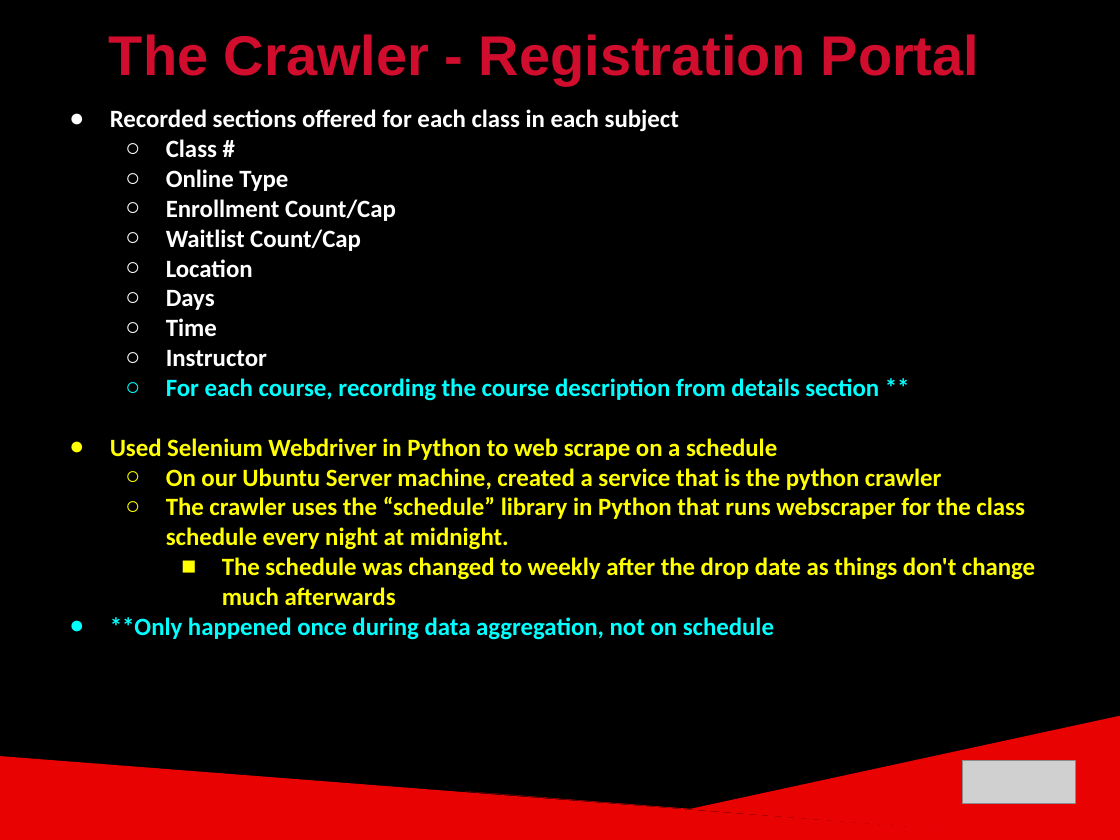
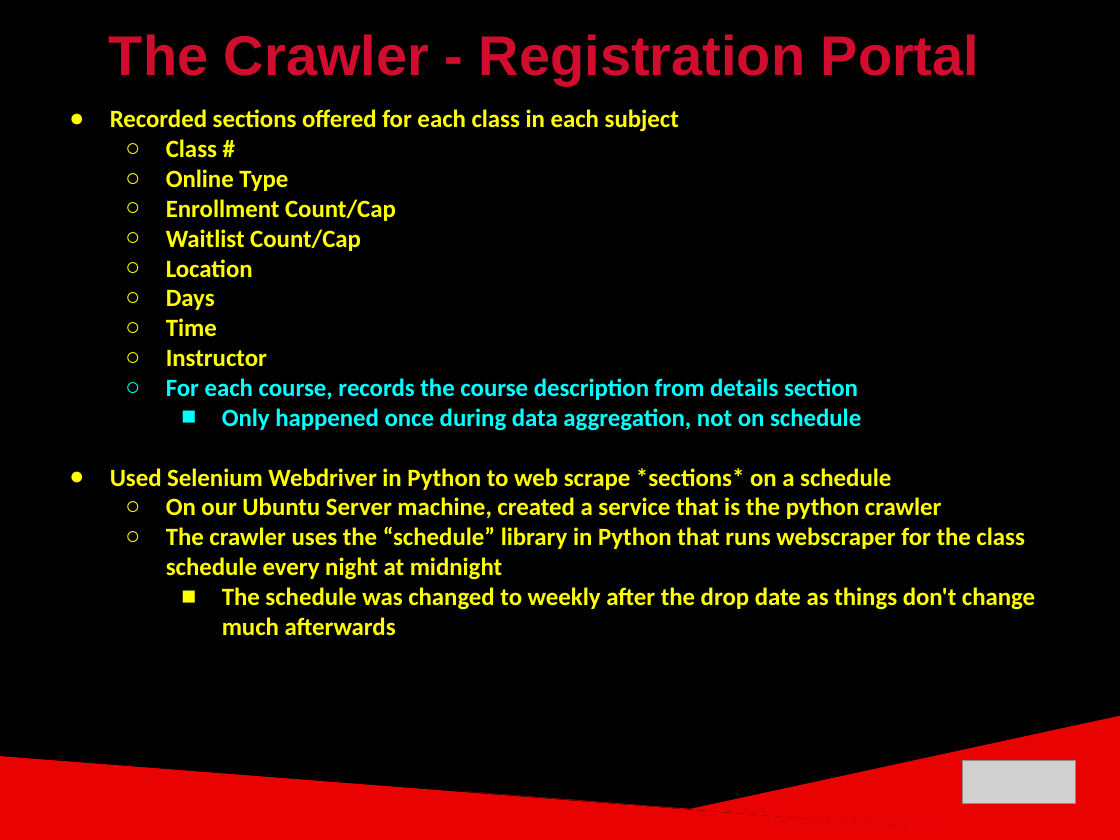
Before and after one commit to ckjarmon/CSUN-Dashboard, a slide deck: slide 8 of documentation/presentations/White Volley Girls - Final Project Presentation (Season 2).pptx. Drawn at 1120x840 pixels with LibreOffice and Linux fonts; fonts in the diff are those of the drawing; grey boxes stand for pictures. Boxes give left, top, right and bottom in pixels: in the first picture for what was removed or moved away, otherwise in the second. Text is boxed around its words. In the diff, an @@ line names an element or a change of style, - is before the commit and + after.

```diff
--- a/documentation/presentations/White Volley Girls - Final Project Presentation (Season 2).pptx
+++ b/documentation/presentations/White Volley Girls - Final Project Presentation (Season 2).pptx
@@ text at (x1=110, y1=109, x2=679, y2=367): text colour #FFFFFF to #FFFF00 in "Recorded sections offered for each class in ...", "Class #", "Online Type", "Enrollment Count/Cap" and 5 more places; bullet colour #FFFFFF to #FFFF00 @@
@@ text at (x1=110, y1=378, x2=891, y2=490): text changed @@
-  ○ For each course, recording the course description from details section **
-● Used Selenium Webdriver in Python to web scrape on a schedule
+  ○ For each course, records the course description from details section
+    ■ Only happened once during data aggregation, not on schedule
+● Used Selenium Webdriver in Python to web scrape *sections* on a schedule
@@ text at (x1=166, y1=527, x2=1024, y2=580): text changed @@
-  ○ The crawler uses the “schedule” library in Python that runs webscraper for the class schedule every night at midnight.
+  ○ The crawler uses the “schedule” library in Python that runs webscraper for the class schedule every night at midnight
@@ text at (x1=110, y1=617, x2=774, y2=640): paragraph removed @@
-● **Only happened once during data aggregation, not on schedule
```
Also in this commit, not shown: 7 other slides changed, 2 other files.
